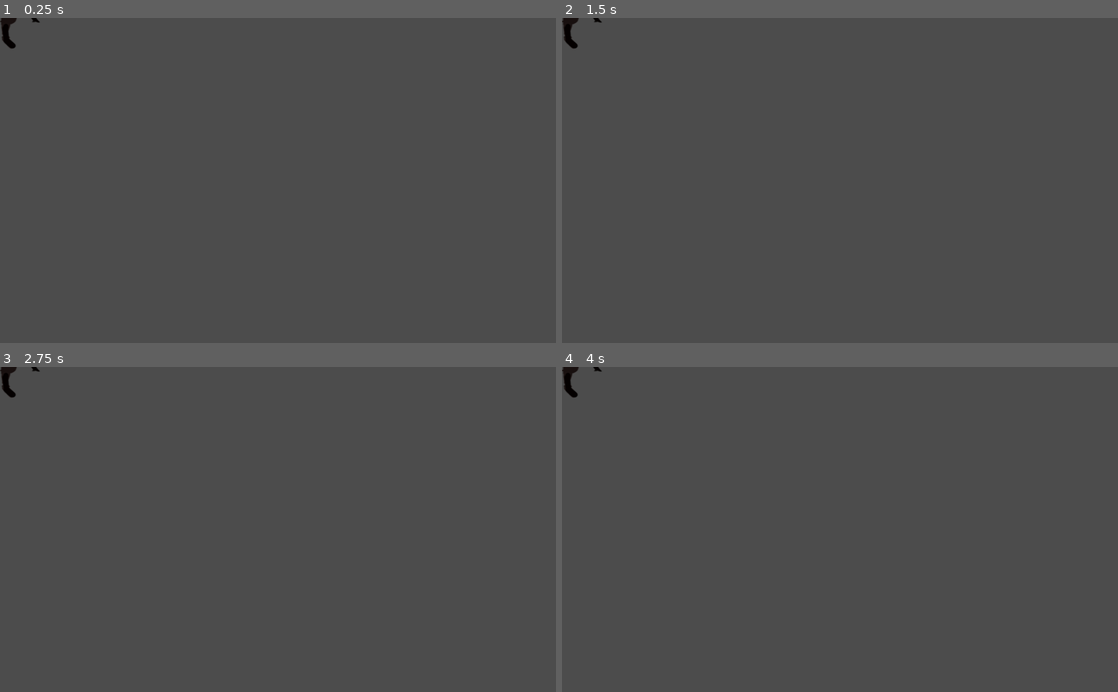
Above: before the commit, frames 1-4 (two rows, left to right).
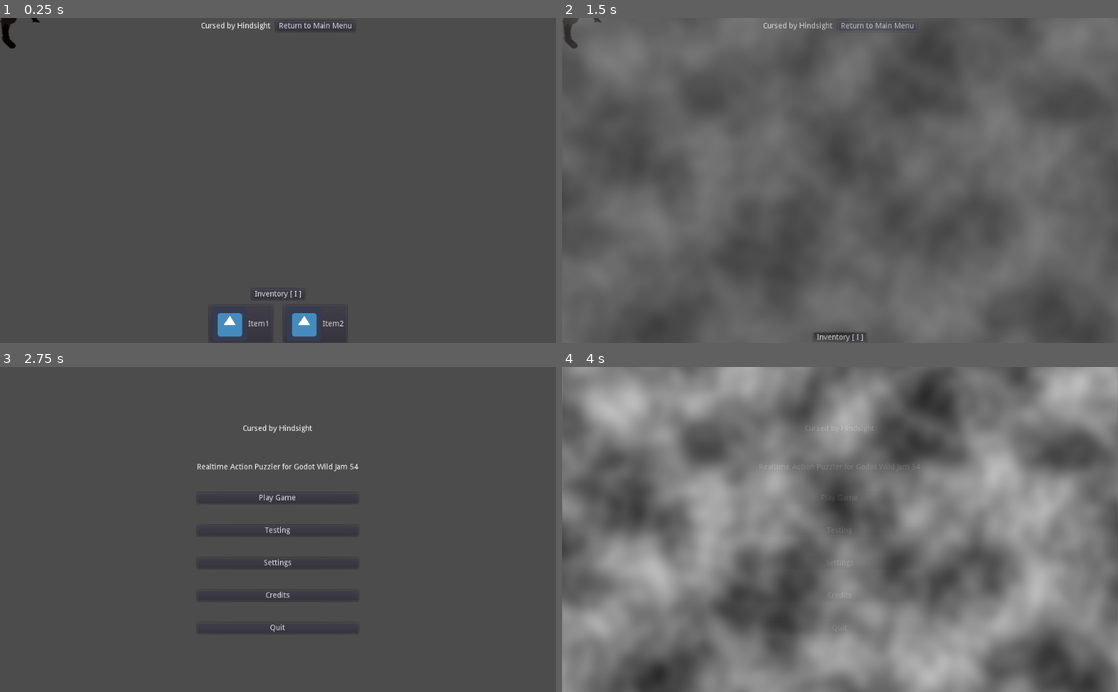
Above: after the commit, the same moments.

Repository: IMAFIREHAZARD/GWJ-54-Solid-Gold
Game: Godot game, scene res://scenes/player/Player.tscn
The game is run twice, just before and just after one commit, with the same random seed, the same clock (stepped at 60 frames per second) and the same inputs. This scene is started directly instead of the project's main scene. The engine's default icon, where the game draws it, is replaced by a stand-in: a white triangle on a blue panel in a dark square. Sound files missing from this copy of the repository are replaced by a short silence.
Inputs (mouse positions are in pixels of both pictures, inside the frame that each line leads up to):
- Up to frame 1 (0.25 s): no input
- Up to frame 2 (1.5 s): click (840, 294) at 0.5 s, where only the run after the commit has a clickable "Inventory [ I ]"; click (878, 24) at 1.25 s, where only the run after the commit has a clickable "Return to Main Menu"
- Up to frame 3 (2.75 s): click (278, 497) at 2 s, where only the run after the commit has a clickable "Play Game"
- Up to frame 4 (4 s): click (840, 497) at 2.75 s, where only the run after the commit has a clickable "Play Game"; click (840, 529) at 3.5 s, where only the run after the commit has a clickable "Testing"

The runs differ from the first frame. In frame 1, 1.0% of the frame differs, in the area x 36-64%, y 1-100%; in frame 2, 34%; in frame 3, 0.9%; in frame 4, 74%, in the area x 0-100%, y 0-100%.

Commit message:
inventory panel
In case we need one

Diff:
--- /dev/null
+++ b/GUI/HUD.gd
@@ -0,0 +1,16 @@
+extends CanvasLayer
+
+
+# Declare member variables here. Examples:
+# var a = 2
+# var b = "text"
+
+
+# Called when the node enters the scene tree for the first time.
+func _ready():
+	pass # Replace with function body.
+
+
+# Called every frame. 'delta' is the elapsed time since the previous frame.
+#func _process(delta):
+#	pass
--- /dev/null
+++ b/GUI/HUD.tscn
@@ -0,0 +1,41 @@
+[gd_scene load_steps=4 format=2]
+
+[ext_resource path="res://GUI/HUD.gd" type="Script" id=1]
+[ext_resource path="res://GUI/InventoryFooter.tscn" type="PackedScene" id=2]
+[ext_resource path="res://GUI/SceneChangeButton.tscn" type="PackedScene" id=3]
+
+[node name="HUD" type="CanvasLayer"]
+script = ExtResource( 1 )
+
+[node name="Header" type="MarginContainer" parent="."]
+anchor_right = 1.0
+margin_bottom = 10.0
+mouse_filter = 2
+custom_constants/margin_right = 5
+custom_constants/margin_top = 5
+custom_constants/margin_left = 5
+custom_constants/margin_bottom = 5
+
+[node name="HBox" type="HBoxContainer" parent="Header"]
+margin_left = 5.0
+margin_top = 5.0
+margin_right = 1019.0
+margin_bottom = 25.0
+mouse_filter = 2
+custom_constants/separation = 10
+alignment = 1
+
+[node name="Label" type="Label" parent="Header/HBox"]
+margin_left = 365.0
+margin_top = 3.0
+margin_right = 493.0
+margin_bottom = 17.0
+text = "Cursed by Hindsight"
+
+[node name="MainMenuButton" parent="Header/HBox" instance=ExtResource( 3 )]
+margin_left = 503.0
+margin_right = 649.0
+text = "Return to Main Menu"
+target_scene_path = "res://Main.tscn"
+
+[node name="InventoryFooter" parent="." instance=ExtResource( 2 )]
--- /dev/null
+++ b/GUI/InventoryFooter.gd
@@ -0,0 +1,32 @@
+extends MarginContainer
+
+
+# Declare member variables here. Examples:
+# var a = 2
+# var b = "text"
+
+
+# Called when the node enters the scene tree for the first time.
+func _ready():
+	$Vbox/InventoryButton.text = "Inventory [ " + InputMap.get_action_list("toggle_inventory")[0].as_text() + " ]"
+
+
+# Called every frame. 'delta' is the elapsed time since the previous frame.
+#func _process(delta):
+#	pass
+
+func _unhandled_input(_event):
+	if Input.is_action_just_pressed("toggle_inventory"):
+		$Vbox/InventoryButton.pressed = !$Vbox/InventoryButton.pressed
+
+
+
+func _on_InventoryButton_toggled(button_pressed):
+	var pixel_offset : float = -1 * get_rect().size.y
+	var duration : float = 0.15 # seconds
+	if button_pressed:
+		pixel_offset = -1 * $Vbox/InventoryButton.get_rect().size.y
+	var tween = get_tree().create_tween().set_trans(Tween.TRANS_BOUNCE)
+
+	tween.tween_property(self, "margin_top", pixel_offset, duration)
+	$InventoryOpenNoise.start()
--- /dev/null
+++ b/GUI/InventoryFooter.tscn
@@ -0,0 +1,59 @@
+[gd_scene load_steps=5 format=2]
+
+[ext_resource path="res://icon.png" type="Texture" id=1]
+[ext_resource path="res://GUI/InventoryFooter.gd" type="Script" id=2]
+[ext_resource path="res://sfx/shh.wav" type="AudioStream" id=3]
+[ext_resource path="res://sfx/TemporarySound.tscn" type="PackedScene" id=4]
+
+[node name="Footer" type="MarginContainer"]
+anchor_top = 1.0
+anchor_right = 1.0
+anchor_bottom = 1.0
+margin_top = -100.0
+mouse_filter = 2
+script = ExtResource( 2 )
+
+[node name="Vbox" type="VBoxContainer" parent="."]
+margin_right = 1024.0
+margin_bottom = 100.0
+mouse_filter = 2
+custom_constants/separation = 10
+alignment = 1
+
+[node name="InventoryButton" type="Button" parent="Vbox"]
+margin_left = 475.0
+margin_right = 548.0
+margin_bottom = 20.0
+size_flags_horizontal = 4
+toggle_mode = true
+text = "Inventory"
+
+[node name="Inventory" type="GridContainer" parent="Vbox"]
+margin_left = 385.0
+margin_top = 30.0
+margin_right = 639.0
+margin_bottom = 100.0
+grow_horizontal = 2
+mouse_filter = 2
+size_flags_horizontal = 4
+custom_constants/hseparation = 20
+columns = 10
+
+[node name="InventoryButton" type="Button" parent="Vbox/Inventory"]
+margin_right = 117.0
+margin_bottom = 70.0
+text = "Item1"
+icon = ExtResource( 1 )
+
+[node name="InventoryButton2" type="Button" parent="Vbox/Inventory"]
+margin_left = 137.0
+margin_right = 254.0
+margin_bottom = 70.0
+text = "Item2"
+icon = ExtResource( 1 )
+
+[node name="InventoryOpenNoise" parent="." instance=ExtResource( 4 )]
+stream = ExtResource( 3 )
+volume_db = -20.0
+
+[connection signal="toggled" from="Vbox/InventoryButton" to="." method="_on_InventoryButton_toggled"]
--- a/project.godot
+++ b/project.godot
@@ -50,6 +50,11 @@
 "events": [ Object(InputEventKey,"resource_local_to_scene":false,"resource_name":"","device":0,"alt":false,"shift":false,"control":false,"meta":false,"command":false,"pressed":false,"scancode":83,"physical_scancode":0,"unicode":0,"echo":false,"script":null)
  ]
 }
+toggle_inventory={
+"deadzone": 0.5,
+"events": [ Object(InputEventKey,"resource_local_to_scene":false,"resource_name":"","device":0,"alt":false,"shift":false,"control":false,"meta":false,"command":false,"pressed":false,"scancode":73,"physical_scancode":0,"unicode":0,"echo":false,"script":null)
+ ]
+}
 
 [mono]
 
--- a/scenes/player/Player.tscn
+++ b/scenes/player/Player.tscn
@@ -1,6 +1,7 @@
-[gd_scene load_steps=10 format=2]
+[gd_scene load_steps=11 format=2]
 
 [ext_resource path="res://scenes/player/Player.gd" type="Script" id=1]
+[ext_resource path="res://GUI/HUD.tscn" type="PackedScene" id=2]
 [ext_resource path="res://assets/test_art/Player_base.png" type="Texture" id=3]
 
 [sub_resource type="CircleShape2D" id=1]
@@ -53,3 +54,5 @@
 [node name="AnimatedSprite" type="AnimatedSprite" parent="."]
 position = Vector2( 0, -64 )
 frames = SubResource( 7 )
+
+[node name="HUD" parent="." instance=ExtResource( 2 )]
